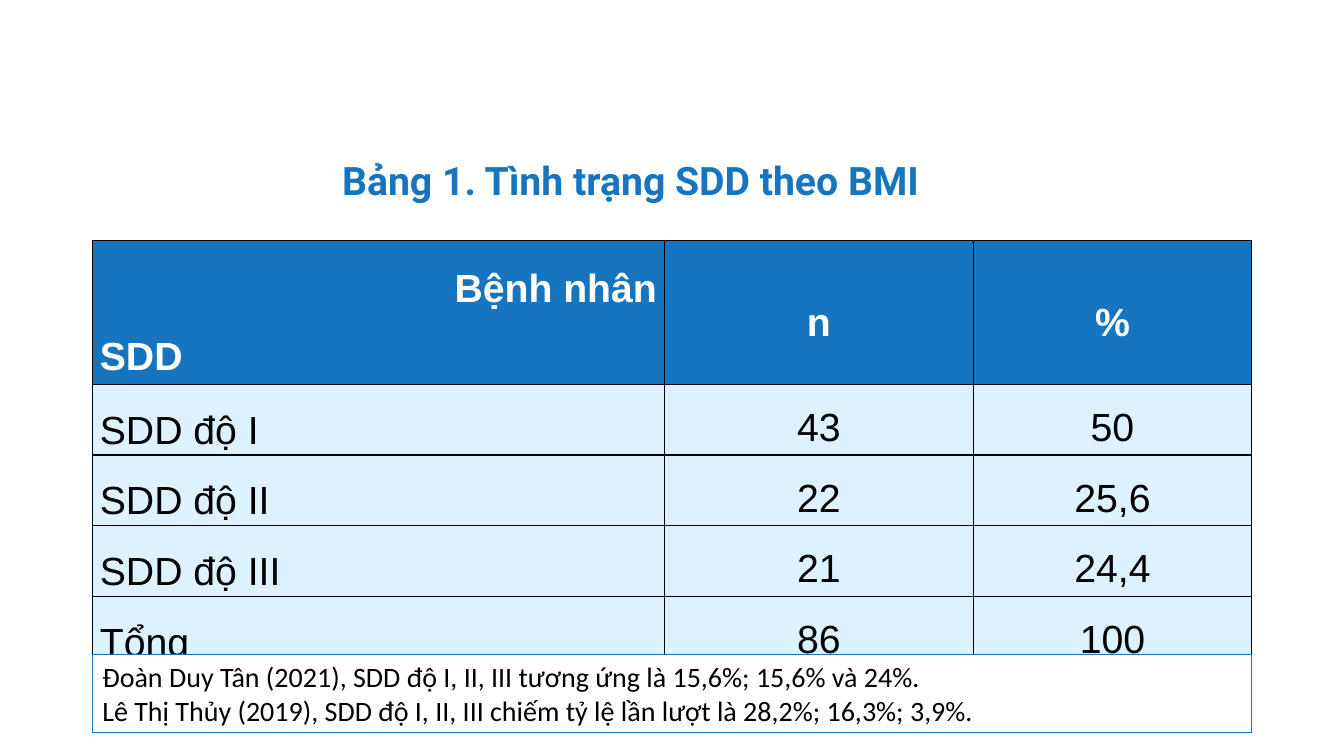
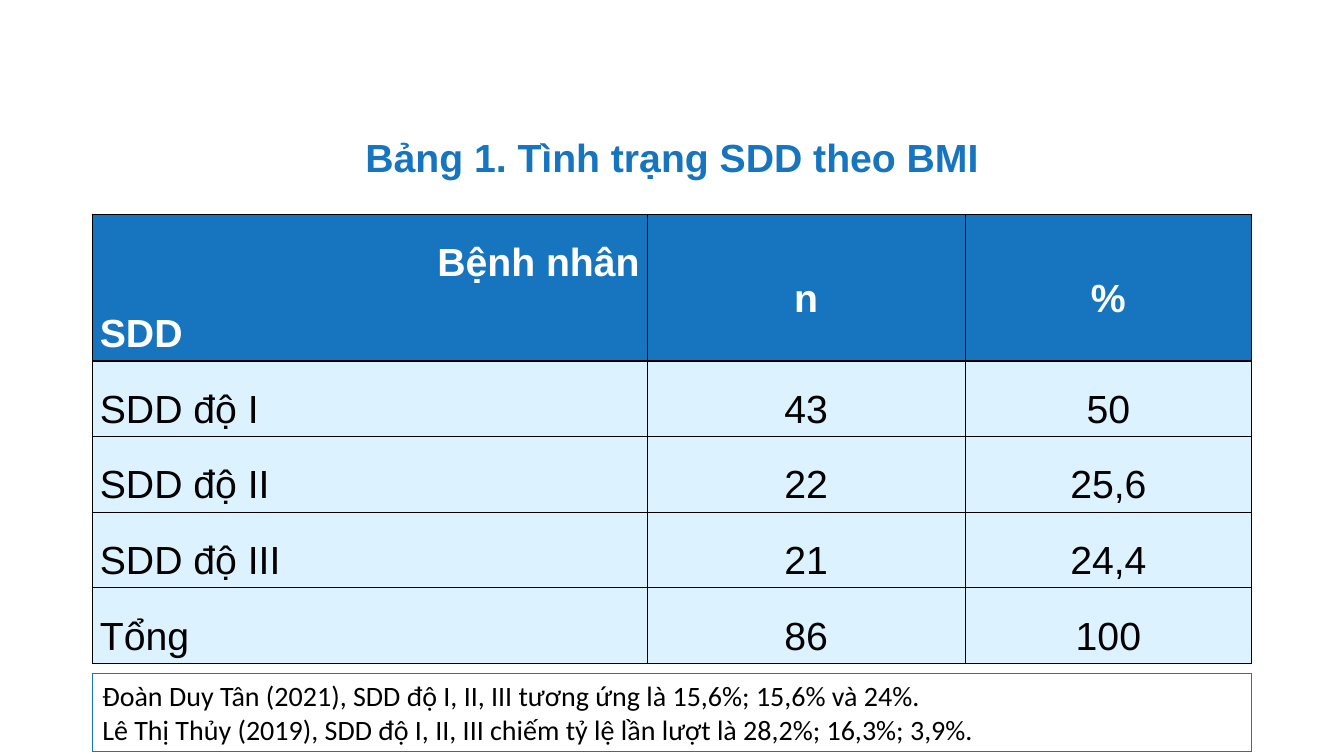
Before and after one commit to MedPocket/HPMUGraduation-thesis, a slide deck: slide 23 of Thuc-trang-va-mot-so-yeu-to-lien-quan-dinh-duong-BN-lao-phoi_Nhat-Nguyen.pptx. Drawn at 1344x756 pixels with LibreOffice and Linux fonts; fonts in the diff are those of the drawing; background and template pictures are left out. Boxes give left, top, right and bottom in pixels: in the first picture for what was removed or moved away, otherwise in the second. Text is boxed around its words. In the diff, an @@ line names an element or a change of style, - is before the commit and + after.

```diff
--- a/Thuc-trang-va-mot-so-yeu-to-lien-quan-dinh-duong-BN-lao-phoi_Nhat-Nguyen.pptx
+++ b/Thuc-trang-va-mot-so-yeu-to-lien-quan-dinh-duong-BN-lao-phoi_Nhat-Nguyen.pptx
@@ text "Bảng 1. Tình trạng SDD ...": place and size @@
-text "Bảng 1. Tình trạng SDD ..." at <box>342,163,919,203</box>
+text "Bảng 1. Tình trạng SDD ..." at <box>365,142,979,180</box>
@@ text "Bảng 1. Tình trạng SDD ..." at <box>365,142,979,180</box>: font Roboto to Arial; alignment left to centre @@
@@ table at <box>93,214,1252,662</box> @@
@@ more space between paragraphs @@
@@ table: place and size @@
-table at <box>93,240,1252,659</box>
+table at <box>93,214,1252,662</box>
@@ rectangle "Đoàn Duy Tân (2021), SDD ...": place and size @@
-rectangle "Đoàn Duy Tân (2021), SDD ..." at <box>93,654,1252,732</box>
+rectangle "Đoàn Duy Tân (2021), SDD ..." at <box>93,674,1252,751</box>
```
Also in this commit, not shown: 24 other slides changed.
